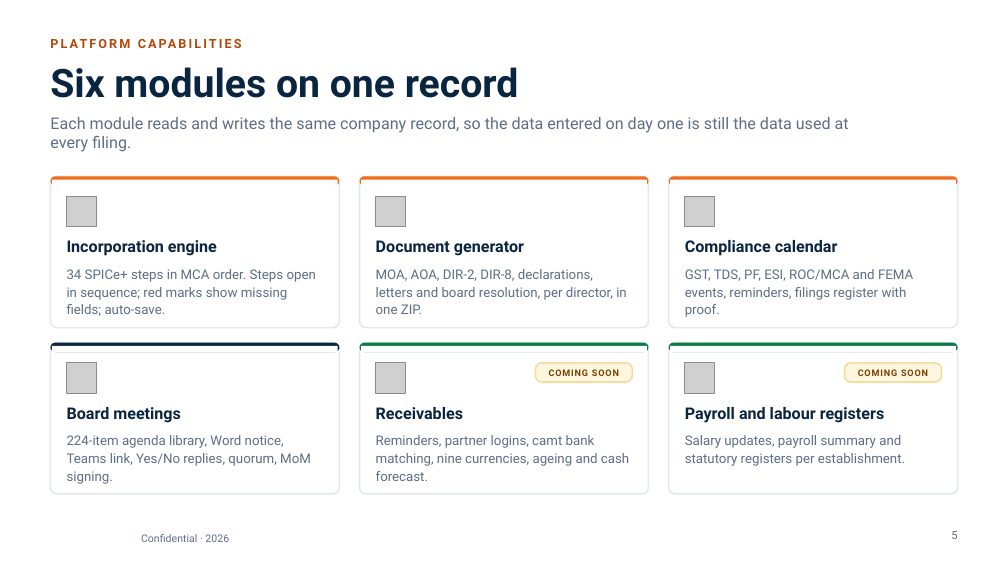
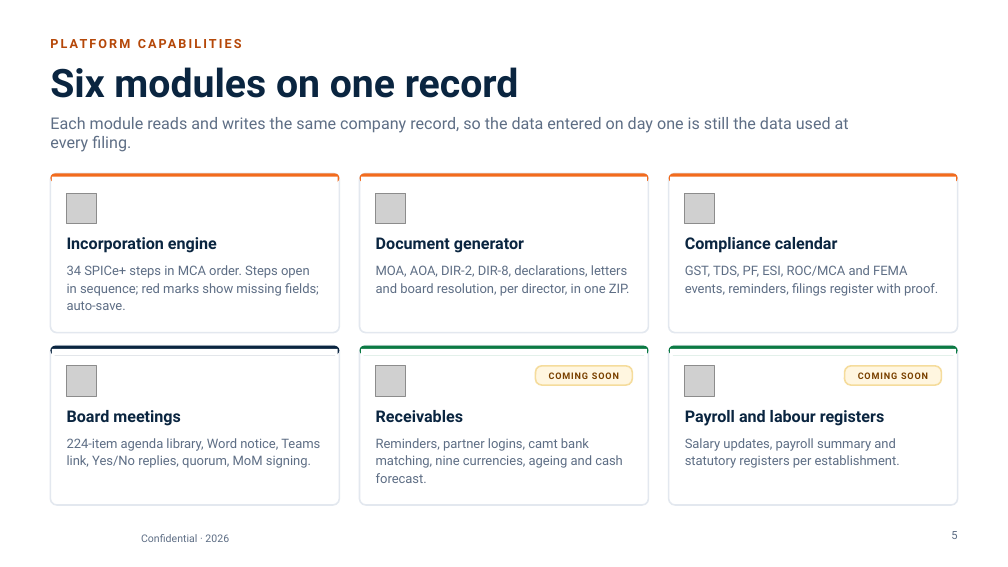
Before and after one commit to abdulfarhath7/vcfo_suite, a slide deck: slide 5 of docs/collateral/vcfo-suite/VCFO_Suite_Corporate_Deck.pptx. Drawn at 1008x567 pixels with LibreOffice and Linux fonts; fonts in the diff are those of the drawing; grey boxes stand for pictures; background and template pictures are left out. Boxes give left, top, right and bottom in pixels: in the first picture for what was removed or moved away, otherwise in the second. Text is boxed around its words. In the diff, an @@ line names an element or a change of style, - is before the commit and + after.

```diff
--- a/docs/collateral/vcfo-suite/VCFO_Suite_Corporate_Deck.pptx
+++ b/docs/collateral/vcfo-suite/VCFO_Suite_Corporate_Deck.pptx
@@ rounded rectangle: place and size @@
-rounded rectangle at bbox=[50, 176, 340, 328]
+rounded rectangle at bbox=[50, 173, 340, 333]
@@ rounded rectangle: place and size @@
-rounded rectangle at bbox=[360, 176, 649, 328]
+rounded rectangle at bbox=[360, 173, 649, 333]
@@ rounded rectangle: place and size @@
-rounded rectangle at bbox=[668, 176, 958, 328]
+rounded rectangle at bbox=[668, 173, 958, 333]
@@ rounded rectangle: place and size @@
-rounded rectangle at bbox=[50, 343, 340, 494]
+rounded rectangle at bbox=[50, 346, 340, 505]
@@ rounded rectangle: place and size @@
-rounded rectangle at bbox=[360, 343, 649, 494]
+rounded rectangle at bbox=[360, 346, 649, 505]
@@ proportions changed in 6 elements at bbox=[50, 173, 340, 333], bbox=[360, 173, 649, 333], bbox=[668, 173, 958, 333], bbox=[50, 346, 340, 505], bbox=[360, 346, 649, 505], bbox=[668, 346, 958, 505] @@
@@ rounded rectangle: place and size @@
-rounded rectangle at bbox=[668, 343, 958, 494]
+rounded rectangle at bbox=[668, 346, 958, 505]
@@ size 9.5 to 9.3 pt in 6 elements at bbox=[67, 265, 319, 310], bbox=[376, 265, 630, 296], bbox=[685, 265, 938, 296], bbox=[67, 438, 320, 468], bbox=[376, 438, 623, 483], bbox=[685, 438, 900, 468] @@
```
Also in this commit, not shown: 1 other slide changed, 10 other files.
